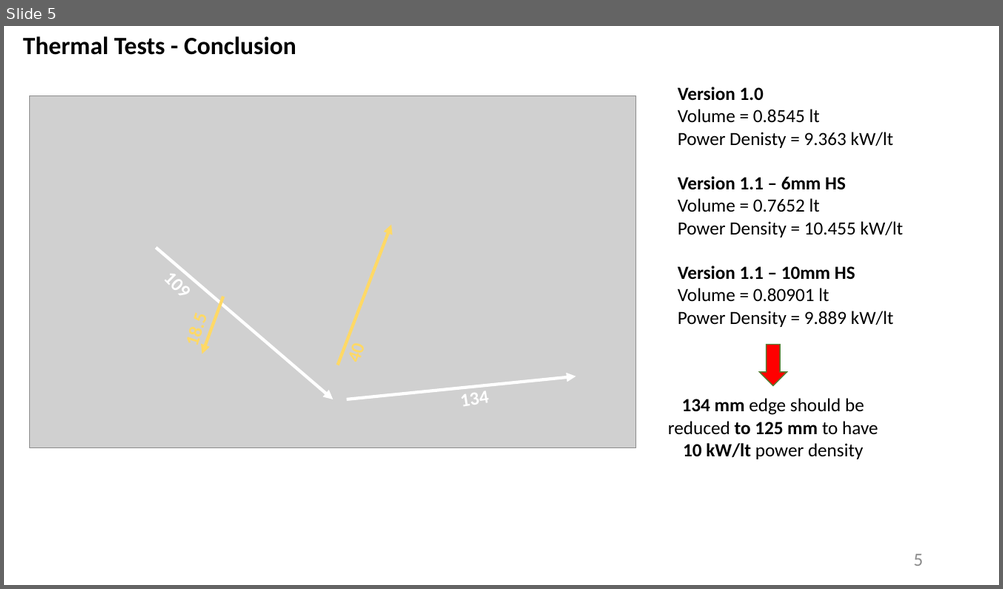
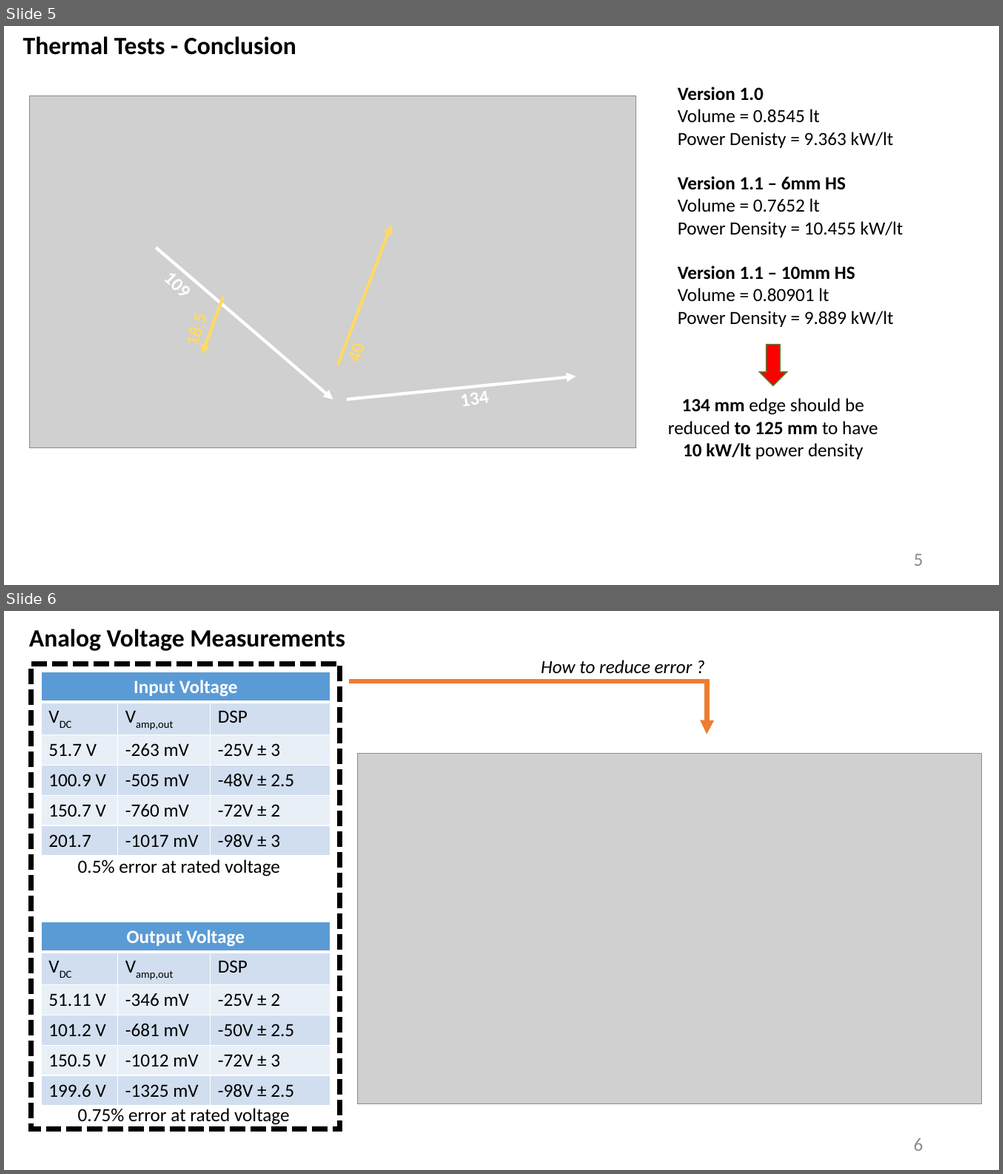
Before and after one commit to furkankarakaya/GaN-Studies, a slide deck: Weekly Reports/2020.01.20 - 2020.01.27.pptx. Shown one above the other, each under a label of ours: slide 5 before the commit, slides 5 and 6 after it. The pictures are 1003x589 and 1003x1174 pixels, drawn with LibreOffice and Linux fonts; fonts in the diff are those of the drawing; grey boxes stand for pictures. Boxes give left, top, right and bottom in pixels: in the first picture for what was removed or moved away, otherwise in the second. Text is boxed around its words. In the diff, an @@ line names an element or a change of style, - is before the commit and + after.

```diff
--- a/Weekly Reports/2020.01.20 - 2020.01.27.pptx
+++ b/Weekly Reports/2020.01.20 - 2020.01.27.pptx
@@ slide 6 added at (4,611,999,1170), background #FFFFFF @@
@@ text added at (29,629,345,651), 24 pt, text #000000, bold @@
+Analog Voltage Measurements
@@ rectangle added at (31,664,340,1130), outline #000000 5 pt dashed @@
@@ table added at (41,672,330,853), 6 rows, 3 columns @@
+Input Voltage |  | 
+VDC | Vamp,out | DSP
+51.7 V | -263 mV | -25V ± 3
+100.9 V | -505 mV | -48V ± 2.5
+150.7 V | -760 mV | -72V ± 2
+201.7 | -1017 mV | -98V ± 3
@@ text added at (540,660,692,673), 18 pt, text #000000, italic @@
+How to reduce error ?
@@ elbow arrow added from (350, 682) to (707, 734), #ED7D31 4.5 pt @@
@@ picture added at (358,754,982,1104) @@
@@ text added at (78,860,280,877), 18 pt, text #000000 @@
+0.5% error at rated voltage
@@ table added at (41,922,330,1103), 6 rows, 3 columns @@
+Output Voltage |  | 
+VDC | Vamp,out | DSP
+51.11 V | -346 mV | -25V ± 2
+101.2 V | -681 mV | -50V ± 2.5
+150.5 V | -1012 mV | -72V ± 3
+199.6 V | -1325 mV | -98V ± 2.5
@@ text added at (78,1108,290,1125), 18 pt, text #000000 @@
+0.75% error at rated voltage
@@ page number added at (913,1139,923,1151), 18 pt, text #8C8C8C @@
+6
```
Also in this commit, not shown: 1 other slide added, 8 other files.
